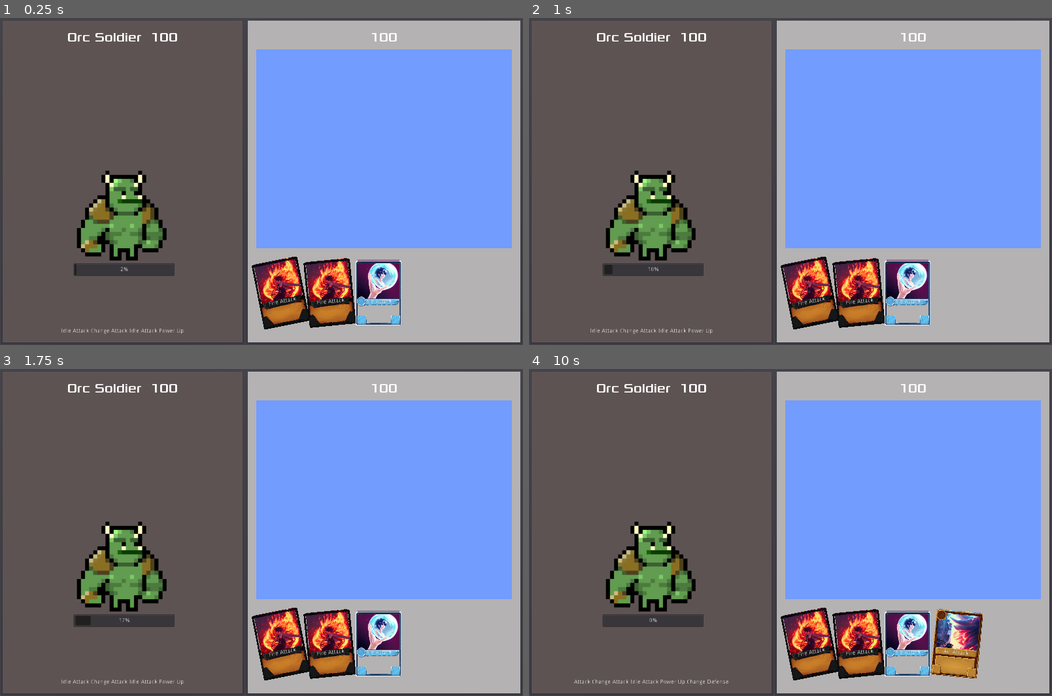
Above: before the commit, frames 1-4 (two rows, left to right).
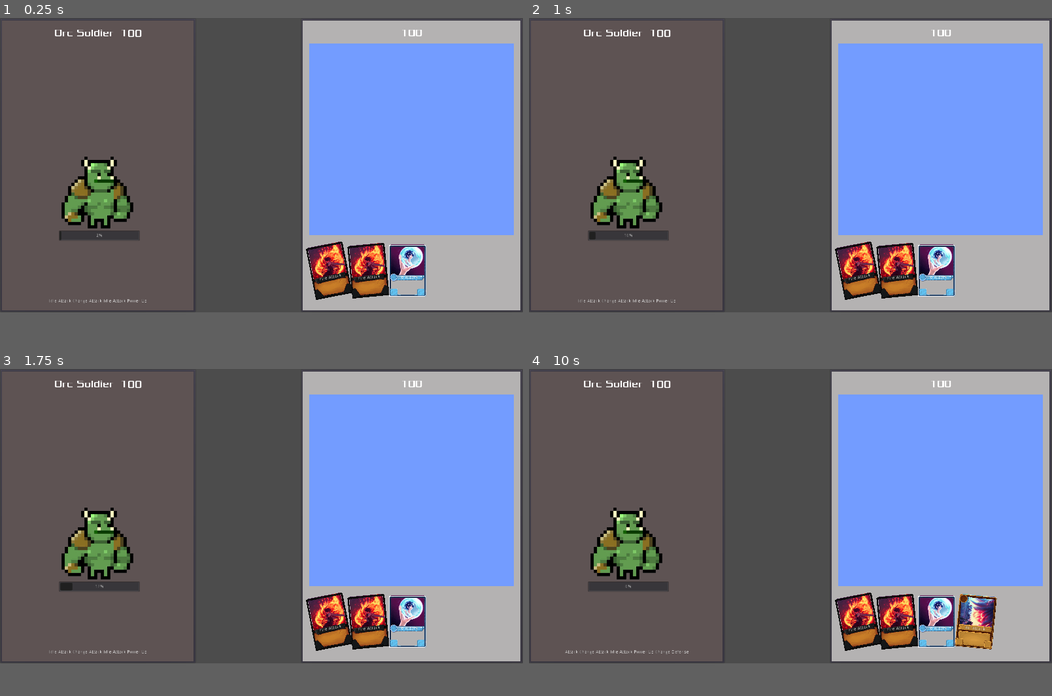
Above: after the commit, the same moments.

Repository: AndrewWilkinson88/LudumDare51
Game: Godot game, scene res://BattleScene.tscn
Two runs of this game, one before a commit and one after it. Both use one fixed random seed, a clock stepped at 60 frames per second and the inputs below.
Inputs (mouse positions are in pixels of both pictures, inside the frame that each line leads up to):
- Up to frame 1 (0.25 s): no input
- Up to frame 2 (1 s): tap Enter (start_game) at 0.5, 0.6 s; move the mouse to (905, 165) at 0.52 s; hold Right (move_right) from 0.53 s (still down); click (905, 165) at 0.67 s
- Up to frame 3 (1.75 s): release Right (move_right) at 1.25 s; tap Enter (start_game) at 1.25 s; drag from (156, 548) to (235, 597) at 1.27 s
- Up to frame 4 (10 s): move the mouse to (842, 460) at 2.02 s; hold Right (move_right) 2.03-2.75 s; tap Enter (start_game) at 2.1, 2.75, 3.5, 3.6, 5, 5.1, 5.75, 6.6, 8.1, 9.6 s; drag from (764, 597) to (633, 483) at 2.77 s; move the mouse to (947, 581) at 3.52 s; hold Left (move_left) 3.53-4.25 s; drag from (633, 483) to (712, 450) at 4.27 s; move the mouse to (816, 532) at 5.02 s; hold Down (move_down) 5.03-5.75 s; click (816, 532) at 5.17 s; drag from (712, 450) to (685, 548) at 5.77 s; move the mouse to (905, 516) at 6.52 s; hold Up (move_up) 6.53-7.25 s; drag from (685, 548) to (764, 597) at 7.27 s; move the mouse to (842, 460) at 8.02 s; hold Down (move_down) 8.03-8.75 s; drag from (764, 597) to (633, 483) at 8.77 s; move the mouse to (947, 581) at 9.52 s; hold Up (move_up) from 9.53 s (still down); click (947, 581) at 9.67 s
In our replay, the window is 800x500 before the commit and 800x450 after it. These sizes can differ from the game's own. Grey fills any space a smaller window leaves; there, only what the larger window draws over its background counts as a difference.

The runs differ from the first frame. In frame 1, 29% of the frame differs, in the area x 0-100%, y 0-100%; in frame 2, 29%; in frame 3, 29%; in frame 4, 30%.

Commit message:
Committing extra files

Diff:
--- a/BattleScene.tscn
+++ b/BattleScene.tscn
@@ -23,14 +23,14 @@
 margin_left = 7.0
 margin_top = 7.0
 margin_right = 673.0
-margin_bottom = 793.0
+margin_bottom = 893.0
 color = Color( 0.705882, 0.698039, 0.698039, 1 )
 
 [node name="PlayerMargins" type="MarginContainer" parent="PlayerSide"]
 margin_left = 7.0
 margin_top = 7.0
 margin_right = 673.0
-margin_bottom = 793.0
+margin_bottom = 893.0
 custom_constants/margin_right = 20
 custom_constants/margin_top = 20
 custom_constants/margin_left = 20
@@ -40,7 +40,7 @@
 margin_left = 20.0
 margin_top = 20.0
 margin_right = 646.0
-margin_bottom = 766.0
+margin_bottom = 866.0
 custom_constants/vseparation = 10
 custom_constants/hseparation = 10
 
@@ -55,14 +55,14 @@
 [node name="PicrossContainer" type="ColorRect" parent="PlayerSide/PlayerMargins/PlayerLayout"]
 margin_top = 49.0
 margin_right = 626.0
-margin_bottom = 536.0
+margin_bottom = 636.0
 size_flags_vertical = 3
 color = Color( 0.45098, 0.611765, 1, 1 )
 
 [node name="PlayerHandContainer" type="HBoxContainer" parent="PlayerSide/PlayerMargins/PlayerLayout"]
-margin_top = 546.0
+margin_top = 646.0
 margin_right = 626.0
-margin_bottom = 746.0
+margin_bottom = 846.0
 rect_min_size = Vector2( 0, 200 )
 size_flags_horizontal = 3
 custom_constants/separation = 20
@@ -77,14 +77,14 @@
 margin_left = 7.0
 margin_top = 7.0
 margin_right = 593.0
-margin_bottom = 793.0
+margin_bottom = 893.0
 color = Color( 0.368627, 0.32549, 0.32549, 1 )
 
 [node name="MarginContainer" type="MarginContainer" parent="PanelContainer"]
 margin_left = 7.0
 margin_top = 7.0
 margin_right = 593.0
-margin_bottom = 793.0
+margin_bottom = 893.0
 custom_constants/margin_right = 20
 custom_constants/margin_top = 20
 custom_constants/margin_left = 20
@@ -94,7 +94,7 @@
 margin_left = 20.0
 margin_top = 20.0
 margin_right = 566.0
-margin_bottom = 766.0
+margin_bottom = 866.0
 custom_constants/vseparation = 20
 custom_constants/hseparation = 20
 
@@ -122,14 +122,14 @@
 [node name="SpriteContainer" type="CenterContainer" parent="PanelContainer/MarginContainer/GridContainer"]
 margin_top = 59.0
 margin_right = 546.0
-margin_bottom = 726.0
+margin_bottom = 826.0
 size_flags_horizontal = 3
 size_flags_vertical = 3
 
 [node name="MonsterActions" type="HBoxContainer" parent="PanelContainer/MarginContainer/GridContainer"]
-margin_top = 746.0
+margin_top = 846.0
 margin_right = 546.0
-margin_bottom = 746.0
+margin_bottom = 846.0
 alignment = 1
 __meta__ = {
 "_edit_group_": true
--- a/project.godot
+++ b/project.godot
@@ -74,8 +74,8 @@
 
 [display]
 
-window/size/width=1280
-window/size/height=800
+window/size/width=1600
+window/size/height=900
 window/stretch/mode="2d"
 window/stretch/aspect="keep"
 
Not shown, added: picross/Air/air_1.png.import
Not shown, added: picross/Air/air_10.png.import
Not shown, added: picross/Air/air_2.png.import
Not shown, added: picross/Air/air_3.png.import
Not shown, added: picross/Air/air_4.png.import
Not shown, added: picross/Air/air_5.png.import
Not shown, added: picross/Air/air_6.png.import
Not shown, added: picross/Air/air_7.png.import
Not shown, added: picross/Air/air_8.png.import
Not shown, added: picross/Air/air_9.png.import
Not shown, added: picross/Fire/fire_01.png.import
Not shown, added: picross/Fire/fire_02.png.import
(and 26 more such lines)
